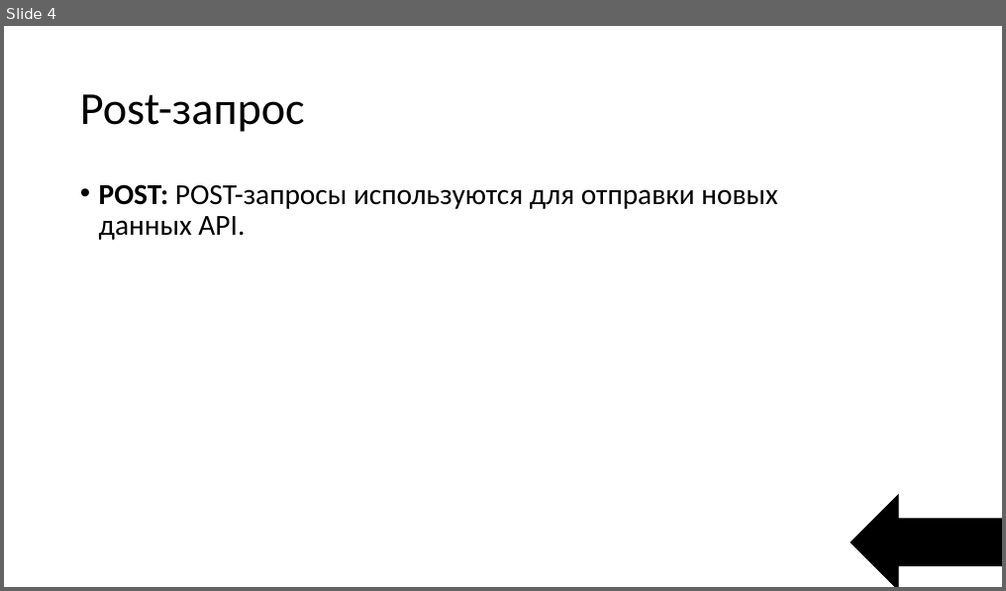
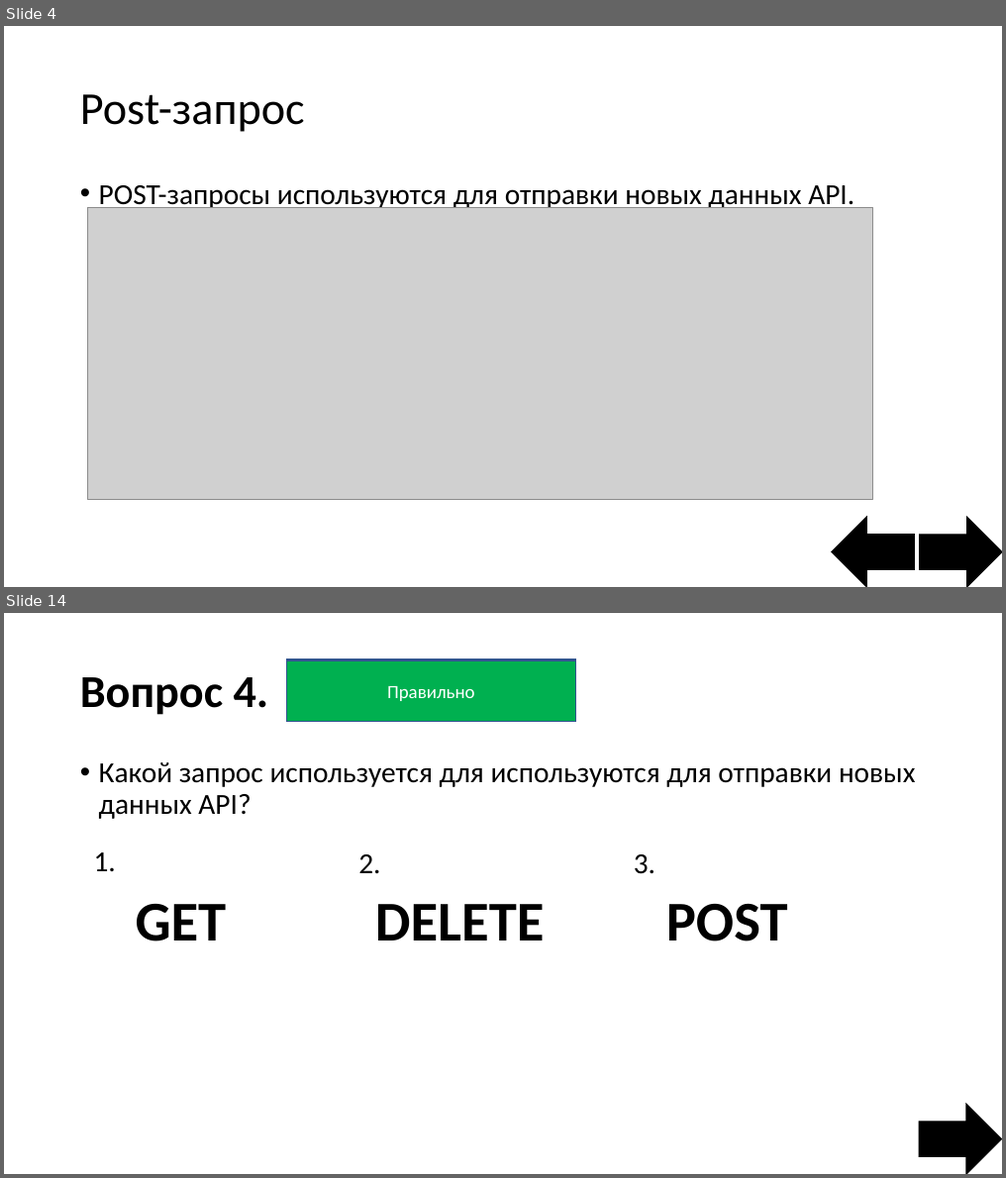
Before and after one commit to StepaN132/Game, a slide deck: Интерактивная игра.pptx. Shown one above the other, each under a label of ours: slide 4 before the commit, slides 4 and 14 after it; the slides between them are not shown. The pictures are 1006x591 and 1006x1178 pixels, drawn with LibreOffice and Linux fonts; fonts in the diff are those of the drawing; grey boxes stand for pictures. Boxes give left, top, right and bottom in pixels: in the first picture for what was removed or moved away, otherwise in the second. Text is boxed around its words. In the diff, an @@ line names an element or a change of style, - is before the commit and + after.

```diff
--- a/Интерактивная игра.pptx
+++ b/Интерактивная игра.pptx
@@ slide 14 added at box(4, 613, 1002, 1174), background #FFFFFF @@
@@ rectangle added at box(286, 660, 576, 720), fill #FF0000, outline #325491 1 pt, 18 pt, text #FFFFFF @@
+Не правильно
@@ rectangle added at box(286, 661, 576, 722), fill #00B050, outline #325491 1 pt, 18 pt, text #FFFFFF @@
+Правильно
@@ title added at box(80, 677, 269, 715), 44 pt, text #000000, bold @@
+Вопрос 4.
@@ text added at box(99, 762, 916, 819), 28 pt, text #000000 @@
+• Какой запрос используется для используются для отправки новых данных API?
@@ text added at box(94, 853, 116, 871), 28 pt, text #000000 @@
+1.
@@ text added at box(358, 855, 380, 874), 28 pt, text #000000 @@
+2.
@@ text added at box(634, 855, 655, 874), 28 pt, text #000000 @@
+3.
@@ text added at box(136, 904, 227, 942), 54 pt, text #000000, bold @@
+GET
@@ text added at box(375, 904, 545, 941), 54 pt, text #000000, bold @@
+DELETE
@@ text added at box(666, 904, 788, 942), 54 pt, text #000000, bold @@
+POST
@@ left arrow added at box(919, 1104, 1001, 1174), fill #000000, outline #000000 1 pt @@
@@ slide 4 changed as well @@
@@ text at box(99, 185, 854, 211): text changed @@
-• POST: POST-запросы используются для отправки новых данных API.
+• POST-запросы используются для отправки новых данных API.
@@ picture added at box(88, 208, 873, 499) @@
@@ left arrow: place and size @@
-left arrow at box(850, 495, 1002, 587)
+left arrow at box(832, 517, 915, 587)
@@ left arrow added at box(920, 517, 1002, 587), fill #000000, outline #000000 1 pt @@
```
Also in this commit, not shown: 1 other slide changed, 12 other slides added, 8 slides removed.
